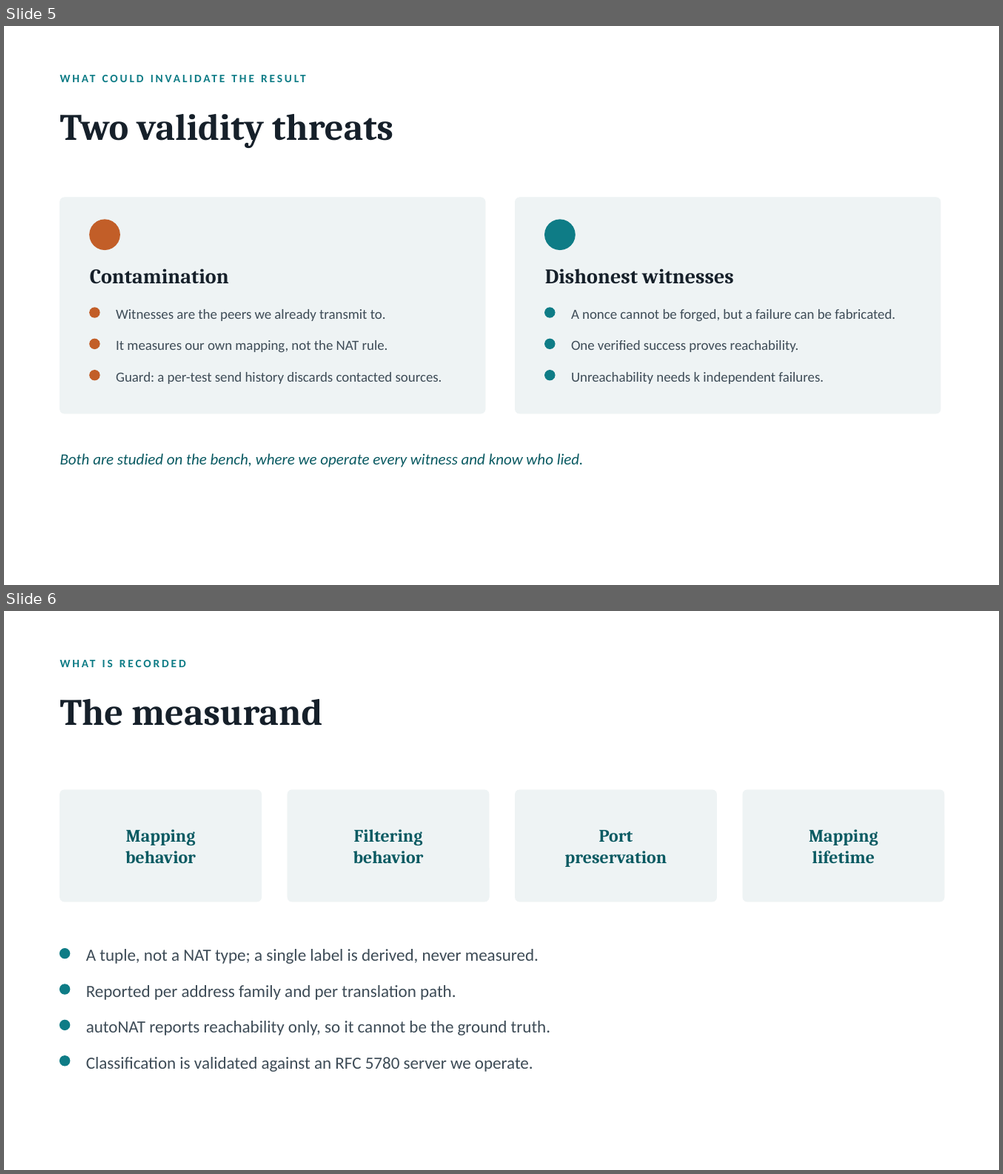
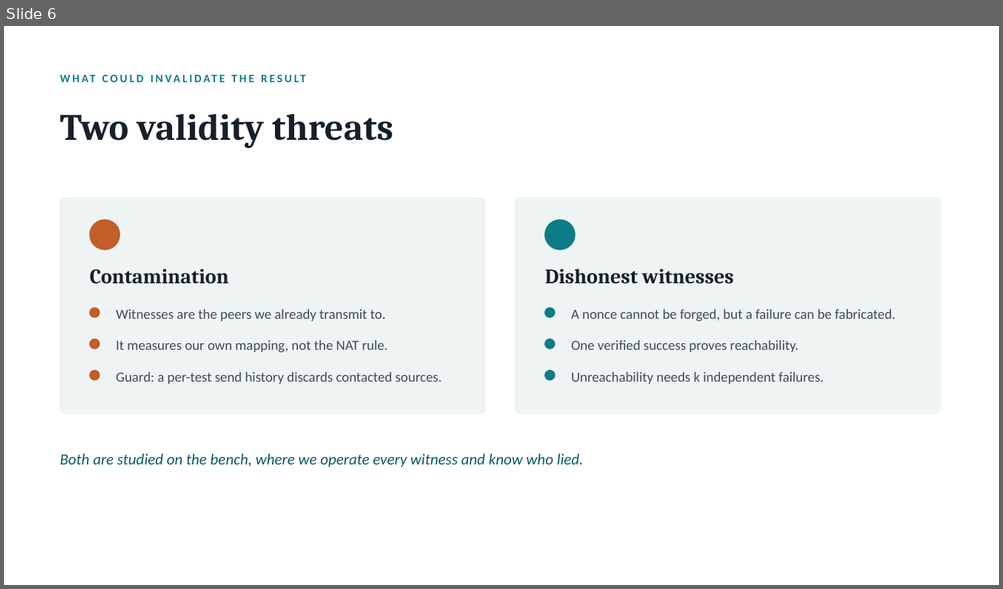
Before and after one commit to danbachar/grassroots-networking, a slide deck: docs/student-projects/grassroots-nat-project.pptx. Shown one above the other, each under a label of ours: slides 5 and 6 before the commit, slide 6 after it. The pictures are 1003x1174 and 1003x589 pixels, drawn with LibreOffice and Linux fonts; fonts in the diff are those of the drawing. Boxes give left, top, right and bottom in pixels: in the first picture for what was removed or moved away, otherwise in the second. Text is boxed around its words. In the diff, an @@ line names an element or a change of style, - is before the commit and + after.

```diff
--- a/docs/student-projects/grassroots-nat-project.pptx
+++ b/docs/student-projects/grassroots-nat-project.pptx
@@ slide 6 removed at [4,611,999,1170], background #FFFFFF @@
@@ text removed at [60,652,940,675] @@
-WHAT IS RECORDED
@@ text removed at [60,699,322,726] @@
-The measurand
@@ rounded rectangle removed at [60,790,262,902] @@
@@ rounded rectangle removed at [287,790,489,902] @@
@@ rounded rectangle removed at [515,790,717,902] @@
@@ rounded rectangle removed at [743,790,944,902] @@
@@ text removed at [125,829,196,863] @@
-Mapping
-behavior
@@ text removed at [353,829,424,863] @@
-Filtering
-behavior
@@ text removed at [565,830,666,867] @@
-Port
-preservation
@@ text removed at [808,829,878,863] @@
-Mapping
-lifetime
@@ ellipse removed at [60,949,70,959] @@
@@ text removed at [86,949,538,964] @@
-A tuple, not a NAT type; a single label is derived, never measured.
@@ ellipse removed at [60,985,70,994] @@
@@ text removed at [86,985,456,1000] @@
-Reported per address family and per translation path.
@@ ellipse removed at [60,1021,70,1031] @@
@@ text removed at [86,1021,550,1036] @@
-autoNAT reports reachability only, so it cannot be the ground truth.
@@ ellipse removed at [60,1056,70,1066] @@
@@ text removed at [86,1057,533,1072] @@
-Classification is validated against an RFC 5780 server we operate.
@@ what was slide 5 is now slide 6 @@
```
Also in this commit, not shown: 1 slide changed, 1 slide added, 1 other file.
